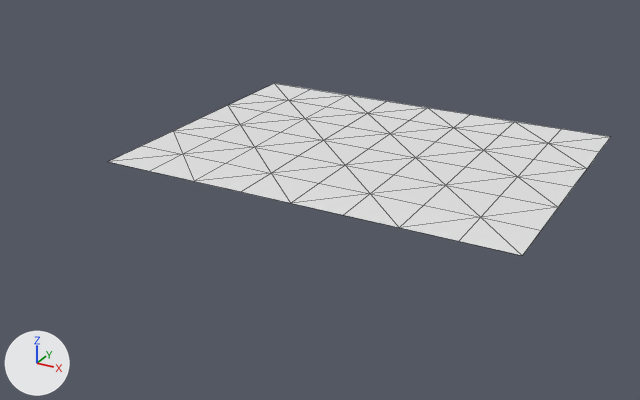
One commit to the OBJ model assets/maps/chunks/terrain_lod2_-3_3.obj: the scene before it, then after it.
Rendered twice from a camera (50 mm lens) standing at (-103.7, -334.2, 40.5) and looking at (-162.3, -227.7, -12.8). The lights are fixed; the arrows at lower left show +X, +Y and +Z. The picture after the commit comes second. Mesh edges are drawn as thin lines. Where no turn or scale is listed for an object, it has been applied to the vertices.

The first picture shows 'terrain_lod2_-3_3'.
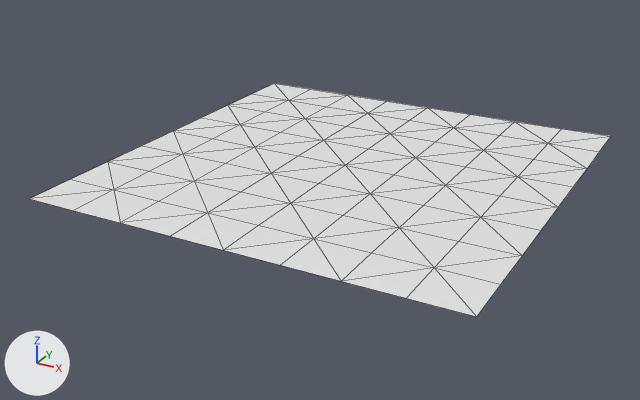
Pixel boxes (x1, y1, x2, y2) of what changed, in the pictures (640 x 400 px; the box of a moved part takes in the faces that stretch with it):
```json
{"object": "terrain_lod2_-3_3", "change": "reshaped", "before": [109, 83, 610, 255], "after": [30, 83, 611, 317], "on screen": "16% wider, 36% taller"}
{"part": 1, "of": "me_terrain_lod2__3_3", "change": "moved or reshaped", "before": [549, 129, 610, 152], "after": [549, 129, 611, 152]}
{"part": 2, "of": "me_terrain_lod2__3_3", "change": "added", "after": [30, 162, 522, 317]}
```

Edits to the scene script, one JSON object a line:
```json
{"block": "me_terrain_lod2__3_3", "where": "# used by ob_terrain_lod2__3_3; location = (0.0, 0.0, 0.0)"}
{"block": "me_terrain_lod2__3_3", "where": "# verts and faces of me_terrain_lod2__3_3; kept vertices keep their numbers, new ones are numbered from 63"}
{"block": "me_terrain_lod2__3_3", "where": "# before: 16 (-128.0, -192.0, -8.0) at pixel (610, 136)"}
{"op": "remove", "block": "me_terrain_lod2__3_3", "code": "me_terrain_lod2__3_3.from_pydata(...)  # 63 vertices, 96 faces; spans x -192.0..-128.0, y -240.0..-192.0, z -8.0"}
{"op": "add", "block": "me_terrain_lod2__3_3", "code": "me_terrain_lod2__3_3.from_pydata(...)  # 81 vertices, 128 faces; spans x -192.0..-128.0, y -256.0..-192.0, z -8.0..-7.9"}
{"block": "me_terrain_lod2__3_3", "change": "me_terrain_lod2__3_3 part 1"}
{"op": "add", "block": "me_terrain_lod2__3_3", "code": "verts[16] = (-128.0, -192.0, -7.9)  # moved, pixel (610, 136)"}
{"block": "me_terrain_lod2__3_3", "change": "me_terrain_lod2__3_3 part 2"}
{"block": "me_terrain_lod2__3_3", "change": "9 new vertices lie (0.0, -8.0, 0.0) away from vertices in x -192.0..-128.0, y -240.0, z -8.0"}
{"block": "me_terrain_lod2__3_3", "change": "9 new vertices lie (0.0, -8.0, 0.0) away from vertices in x -192.0..-128.0, y -248.0, z -8.0"}
{"block": "me_terrain_lod2__3_3", "change": "32 new faces join them"}
```
